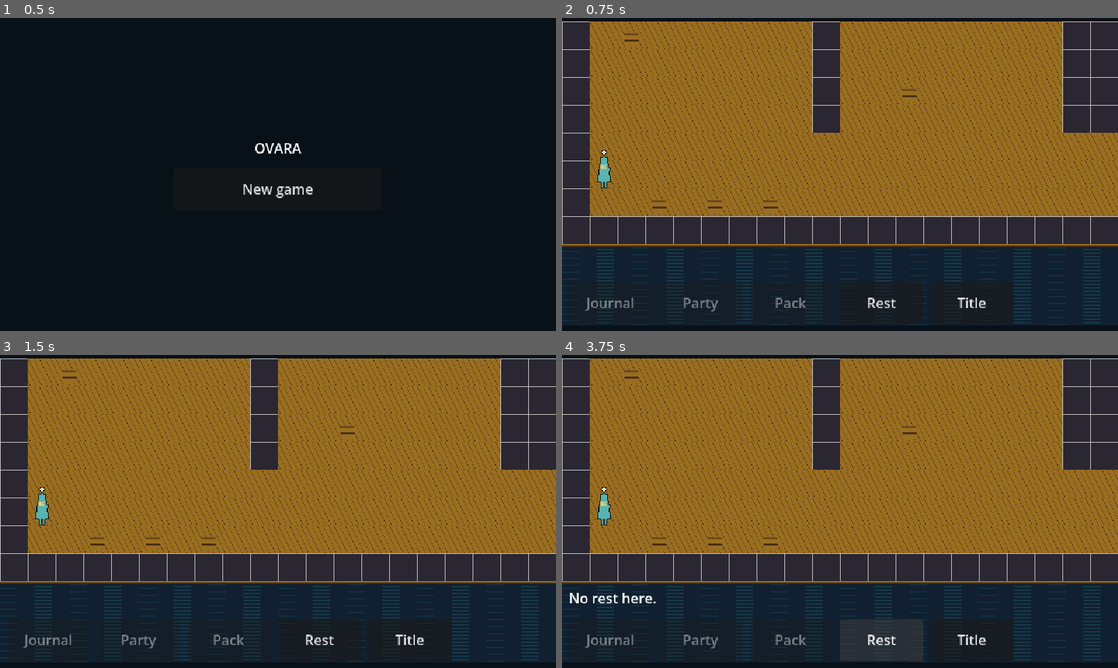
Above: before the commit, frames 1-4 (two rows, left to right).
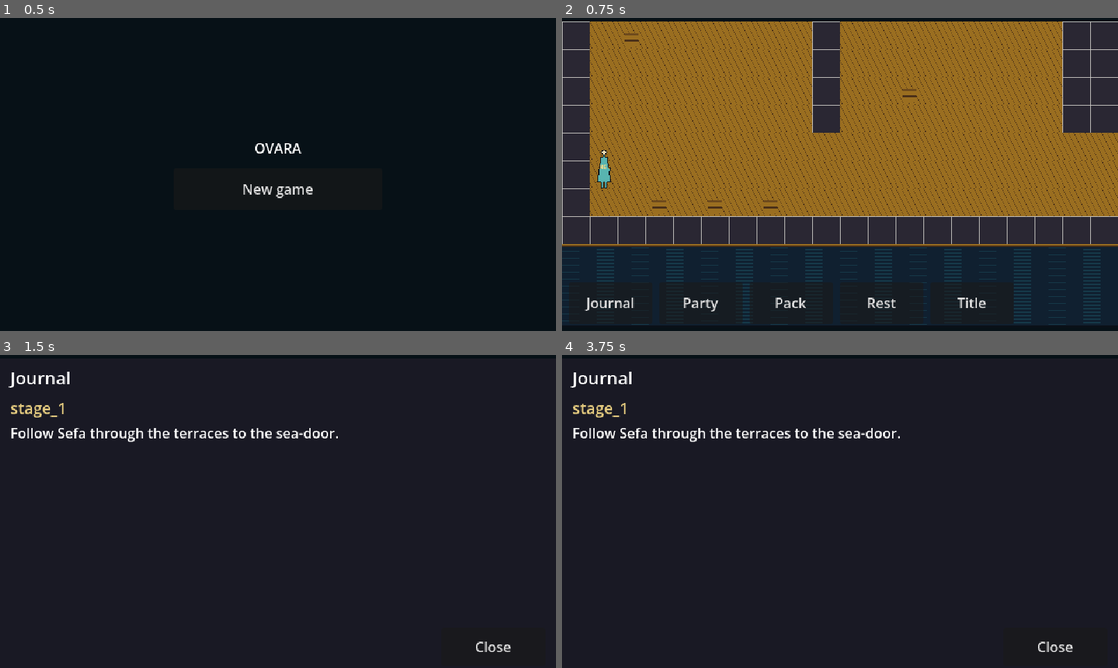
Above: after the commit, the same moments.

Repository: UrsSchweigert/ovara-game
Game: Godot game, scene res://scenes/title/title.tscn
Same seed, same stepped clock (60 frames per second), same inputs: the game is played once before the commit and once after it.
Inputs (mouse positions are in pixels of both pictures, inside the frame that each line leads up to):
- Up to frame 1 (0.5 s): no input
- Up to frame 2 (0.75 s): click "New game" at 0.5 s
- Up to frame 3 (1.5 s): click (50, 639) at 1.25 s, where only the run after the commit has a clickable "Journal"
- Up to frame 4 (3.75 s): click (701, 639) at 2 s, where only the run after the commit has a clickable "Party"; click (789, 639) at 2.75 s, where only the run after the commit has a clickable "Pack"; click "Rest" at 3.5 s

Frame 1 is identical in both runs. In frame 2, 0.3% of the frame differs, in the area x 4-44%, y 89-94%; in frame 3, 58%; in frame 4, 59%, in the area x 0-100%, y 1-98%.

Commit message:
journal-party-pack-screens: journal, party and pack screens opened from the band [M2.3]
Co-Authored-By: Claude Sonnet 5.5 <noreply@anthropic.com>

Diff:
--- a/game/rules/views.gd
+++ b/game/rules/views.gd
@@ -36,7 +36,7 @@
 
 
 ## {"members": [...], "guests": [...]}; each is {"id", "name", "portrait", "body", "hands", "mind",
-## "standing", "reach", "ebb", "limit", "skills": [{"skill", "step"}]}.
+## "standing", "reach", "ebb", "limit", "skills": [{"skill", "step"}], "traits": [String]}.
 static func party(session: RefCounted) -> Dictionary:
 	var out: Dictionary = {"members": [], "guests": []}
 	for id: String in session.world.party:
@@ -51,7 +51,7 @@
 	person = person.duplicate()
 	person["id"] = id
 	var v: Dictionary = {"id": id, "name": People.display_name(person, session.world), "portrait": People.portrait_key(person),
-		"body": 0, "hands": 0, "mind": 0, "standing": 0, "reach": 0, "ebb": session.world.ebb_of(id), "limit": 0, "skills": []}
+		"body": 0, "hands": 0, "mind": 0, "standing": 0, "reach": 0, "ebb": session.world.ebb_of(id), "limit": 0, "skills": [], "traits": []}
 	var sheet: RefCounted = session.world.sheet_of(id)
 	if sheet == null:
 		return v
@@ -61,6 +61,7 @@
 	v["standing"] = sheet.standing
 	v["reach"] = sheet.reach
 	v["limit"] = sheet.ebb_limit()
+	v["traits"] = sheet.traits.duplicate()
 	var names: Array = sheet.skills.keys()
 	names.sort()
 	for k: Variant in names:
--- a/game/scenes/explore/explore.gd
+++ b/game/scenes/explore/explore.gd
@@ -16,6 +16,11 @@
 const ASSET_ROOT: String = "res://assets/"
 const TITLE: String = "res://scenes/title/title.tscn"
 const DialoguePanel: GDScript = preload("res://ui/dialogue/dialogue_panel.gd")
+const SCREENS: Dictionary = {
+	"Journal": preload("res://ui/screens/journal_screen.gd"),
+	"Party": preload("res://ui/screens/party_screen.gd"),
+	"Pack": preload("res://ui/screens/pack_screen.gd"),
+}
 
 var _session: RefCounted = null
 var _frame: Control = null
@@ -38,6 +43,7 @@
 var _finger: Vector2 = Vector2.ZERO
 var _clock: float = 0.0
 var _dialogue: Control = null
+var _screen: Control = null
 
 
 func _ready() -> void:
@@ -105,13 +111,29 @@
 	row.add_theme_constant_override("separation", 8)
 	_frame.add_child(row)
 	for name: String in ["Journal", "Party", "Pack"]:
-		_add_button(row, name).disabled = true
+		_add_button(row, name).pressed.connect(_open_screen.bind(name))
 	_add_button(row, "Rest").pressed.connect(_on_rest)
 	_add_button(row, "Title").pressed.connect(_on_title)
 	_status = Label.new()
 	_status.position = Vector2(8, VIEW.y + 8)
 	_status.size = Vector2(VIEW.x - 16, 32)
 	_frame.add_child(_status)
+
+
+func _open_screen(name: String) -> void:
+	if _screen != null or _dialogue != null:
+		return
+	_screen = (SCREENS[name] as GDScript).new()
+	_screen.call("setup", _session)
+	_screen.closed.connect(_close_screen)
+	_frame.add_child(_screen)
+	_pressed = false
+	_holding = false
+
+
+func _close_screen() -> void:
+	_screen.queue_free()
+	_screen = null
 
 
 func _add_button(row: HBoxContainer, text: String) -> Button:
@@ -211,7 +233,7 @@
 
 
 func _on_view_input(event: InputEvent) -> void:
-	if _dialogue != null:
+	if _dialogue != null or _screen != null:
 		return
 	if event is InputEventMouseButton and (event as InputEventMouseButton).button_index == MOUSE_BUTTON_LEFT:
 		var b: InputEventMouseButton = event
--- /dev/null
+++ b/game/ui/screens/journal_screen.gd
@@ -0,0 +1,26 @@
+extends "res://ui/screens/screen_base.gd"
+## Journal: the main stage with its next step in one line, then side quests by state.
+
+
+func _title() -> String:
+	return "Journal"
+
+
+func _fill() -> void:
+	var v: Dictionary = _session.call("journal_view")
+	var stage: Dictionary = v["stage"]
+	if stage.is_empty():
+		_line("Nothing is asked of you yet.")
+	else:
+		_heading(str(stage["title"]))
+		_line(str(stage["next"]))
+	var open: Array = v["open"]
+	if not open.is_empty():
+		_heading("Open")
+		for q: Dictionary in open:
+			_line("%s: %s" % [q["title"], q["next"]])
+	var finished: Array = v["finished"]
+	if not finished.is_empty():
+		_heading("Finished")
+		for q: Dictionary in finished:
+			_line(str(q["title"]))
--- /dev/null
+++ b/game/ui/screens/pack_screen.gd
@@ -0,0 +1,23 @@
+extends "res://ui/screens/screen_base.gd"
+## Pack: what each person carries, with the stacks used, then the shared supplies. Read only.
+
+
+func _title() -> String:
+	return "Pack"
+
+
+func _fill() -> void:
+	var v: Dictionary = _session.call("pack_view")
+	for p: Dictionary in v["people"]:
+		_heading("%s  (slots %d)" % [p["name"], p["slots"]])
+		var items: Array = p["items"]
+		if items.is_empty():
+			_line("Nothing.")
+		for it: Dictionary in items:
+			_line("%s x%d" % [label_of(str(it["item"])), int(it["count"])])
+	var supplies: Dictionary = v["supplies"]
+	_heading("Supplies")
+	if supplies.is_empty():
+		_line("None.")
+	for k: Variant in supplies:
+		_line("%s x%d" % [label_of(str(k)), int(supplies[k])])
--- /dev/null
+++ b/game/ui/screens/party_screen.gd
@@ -0,0 +1,31 @@
+extends "res://ui/screens/screen_base.gd"
+## Party: each member's attributes, reach, ebb against its limit, skills as pips and traits as marks.
+## Standing is in the view but is never drawn.
+
+
+func _title() -> String:
+	return "Party"
+
+
+func _fill() -> void:
+	var v: Dictionary = _session.call("party_view")
+	for m: Dictionary in v["members"]:
+		_member(m, false)
+	var guests: Array = v["guests"]
+	if not guests.is_empty():
+		_heading("Guests")
+		for g: Dictionary in guests:
+			_member(g, true)
+
+
+func _member(m: Dictionary, guest: bool) -> void:
+	_heading("%s (guest)" % m["name"] if guest else str(m["name"]))
+	_line("Body %d  Hands %d  Mind %d  Reach %d" % [m["body"], m["hands"], m["mind"], m["reach"]])
+	_line("Ebb %d / %d" % [m["ebb"], m["limit"]])
+	for s: Dictionary in m["skills"]:
+		_line("%s  %s" % [pips(int(s["step"])), label_of(str(s["skill"]))])
+	var marks: Array = []
+	for t: Variant in m["traits"]:
+		marks.append("[%s]" % label_of(str(t)))
+	if not marks.is_empty():
+		_line(" ".join(marks))
--- /dev/null
+++ b/game/ui/screens/screen_base.gd
@@ -0,0 +1,82 @@
+extends Control
+## Base of the journal, party and pack screens: a title, a scrolling body and a Close button in the
+## bottom right, where a thumb rests. It draws what the session's views give; it decides nothing.
+
+signal closed
+
+const SCREEN_SIZE: Vector2 = Vector2(640, 360)
+const ROW_HEIGHT: int = 44
+const FONT_SIZE: int = 16
+const PIP_FULL: String = "●"
+const PIP_EMPTY: String = "○"
+const PIPS: int = 5
+
+var _session: RefCounted = null
+var _body: VBoxContainer = null
+
+
+func setup(session: RefCounted) -> void:
+	_session = session
+
+
+func _ready() -> void:
+	size = SCREEN_SIZE
+	var back: ColorRect = ColorRect.new()
+	back.color = Color(0.1, 0.1, 0.14, 1.0)
+	back.size = SCREEN_SIZE
+	add_child(back)
+	var title: Label = Label.new()
+	title.text = _title()
+	title.position = Vector2(12, 8)
+	title.add_theme_font_size_override("font_size", FONT_SIZE + 4)
+	add_child(title)
+	var scroll: ScrollContainer = ScrollContainer.new()
+	scroll.position = Vector2(12, 44)
+	scroll.size = Vector2(SCREEN_SIZE.x - 24, SCREEN_SIZE.y - 44 - ROW_HEIGHT - 12)
+	scroll.horizontal_scroll_mode = ScrollContainer.SCROLL_MODE_DISABLED
+	add_child(scroll)
+	_body = VBoxContainer.new()
+	_body.custom_minimum_size = Vector2(scroll.size.x - 8, 0)
+	scroll.add_child(_body)
+	var close: Button = Button.new()
+	close.text = "Close"
+	close.size = Vector2(120, ROW_HEIGHT)
+	close.position = Vector2(SCREEN_SIZE.x - 12 - close.size.x, SCREEN_SIZE.y - 6 - ROW_HEIGHT)
+	close.add_theme_font_size_override("font_size", FONT_SIZE)
+	close.pressed.connect(func() -> void: closed.emit())
+	add_child(close)
+	_fill()
+
+
+func _title() -> String:
+	return ""
+
+
+func _fill() -> void:
+	pass
+
+
+func _line(text: String, size_px: int = FONT_SIZE) -> Label:
+	var l: Label = Label.new()
+	l.text = text
+	l.autowrap_mode = TextServer.AUTOWRAP_WORD_SMART
+	l.custom_minimum_size = Vector2(_body.custom_minimum_size.x, 24)
+	l.add_theme_font_size_override("font_size", size_px)
+	_body.add_child(l)
+	return l
+
+
+func _heading(text: String) -> void:
+	_line(text, FONT_SIZE + 2).add_theme_color_override("font_color", Color(0.9, 0.8, 0.5))
+
+
+## Five pips for a skill: a step is 0 to 5.
+static func pips(step: int) -> String:
+	var out: String = ""
+	for i: int in PIPS:
+		out += PIP_FULL if i < step else PIP_EMPTY
+	return out
+
+
+static func label_of(id: String) -> String:
+	return id.replace("-", " ").replace("_", " ").capitalize()
Not shown, added: game/ui/screens/journal_screen.gd.uid
Not shown, added: game/ui/screens/pack_screen.gd.uid
Not shown, added: game/ui/screens/party_screen.gd.uid
Not shown, added: game/ui/screens/screen_base.gd.uid
